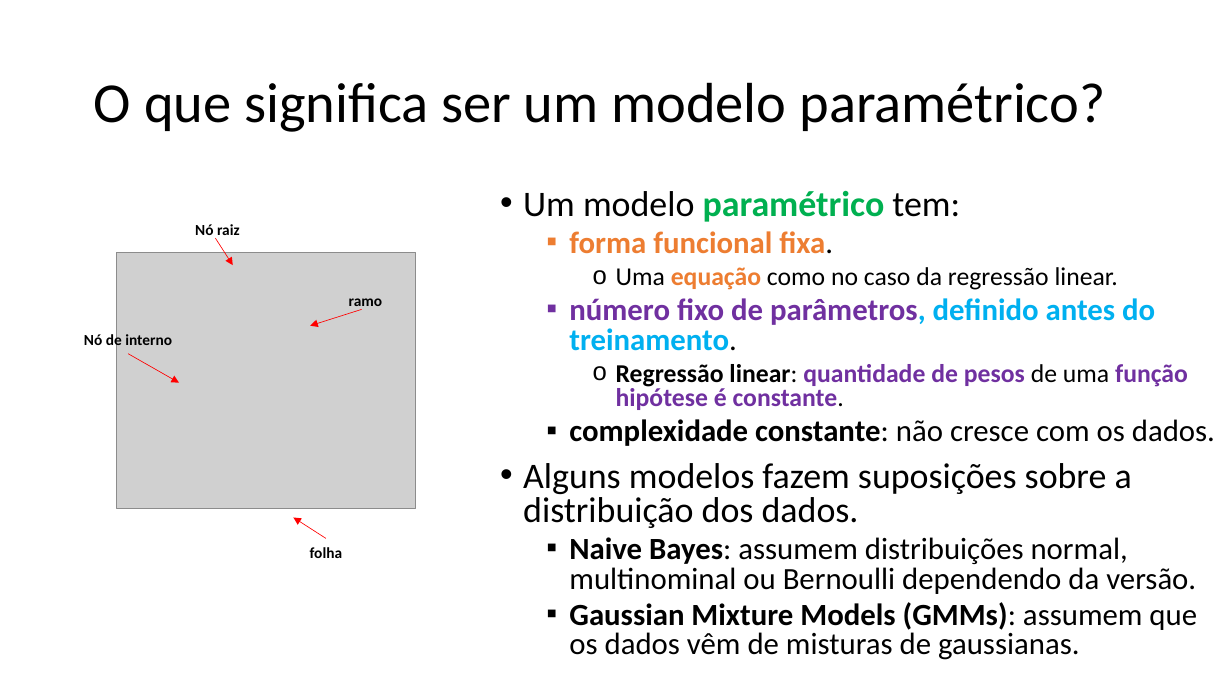
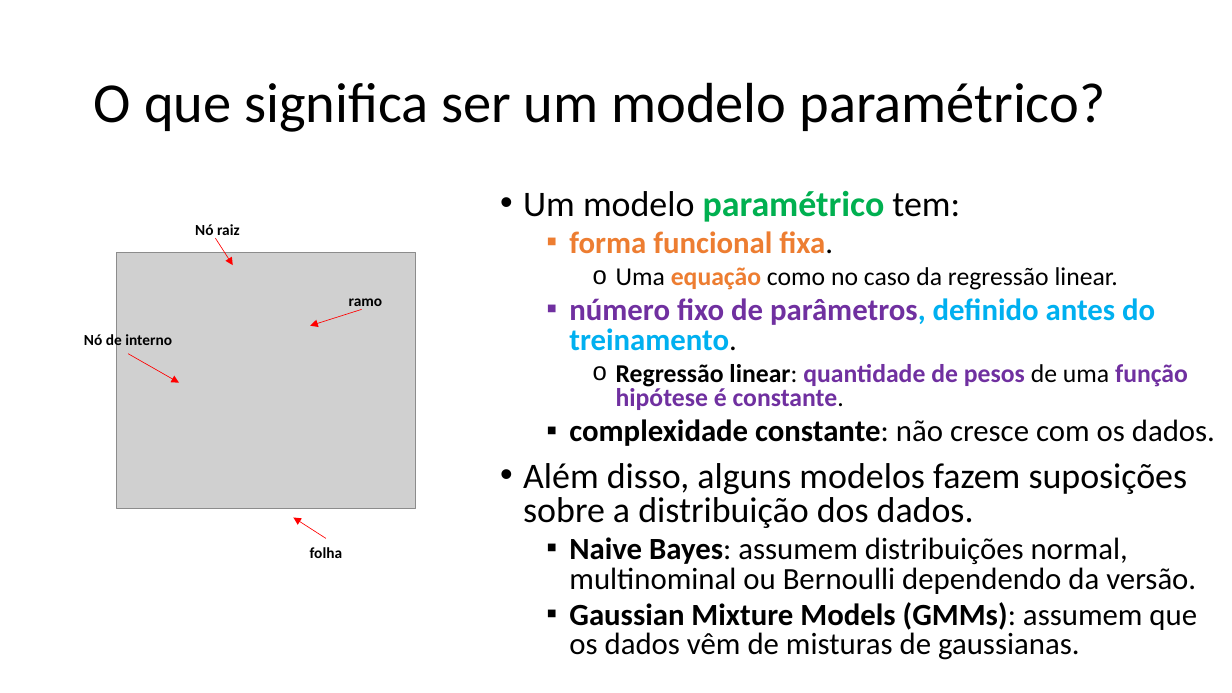
Before and after one commit to zz4fap/c24_inteligencia_artificial, a slide deck: slide 8 of slides/C24_Árvores_de_decisão.pptx. Drawn at 1232x693 pixels with LibreOffice and Linux fonts; fonts in the diff are those of the drawing; grey boxes stand for pictures. Boxes give left, top, right and bottom in pixels: in the first picture for what was removed or moved away, otherwise in the second. Text is boxed around its words. In the diff, an @@ line names an element or a change of style, - is before the commit and + after.

```diff
--- a/slides/C24_Árvores_de_decisão.pptx
+++ b/slides/C24_Árvores_de_decisão.pptx
@@ text at box(523, 463, 1188, 528): text changed @@
-• Alguns modelos fazem suposições sobre a distribuição dos dados.
+• Além disso, alguns modelos fazem suposições sobre a distribuição dos dados.
```
Also in this commit, not shown: 6 other slides changed, 1 slide removed.
